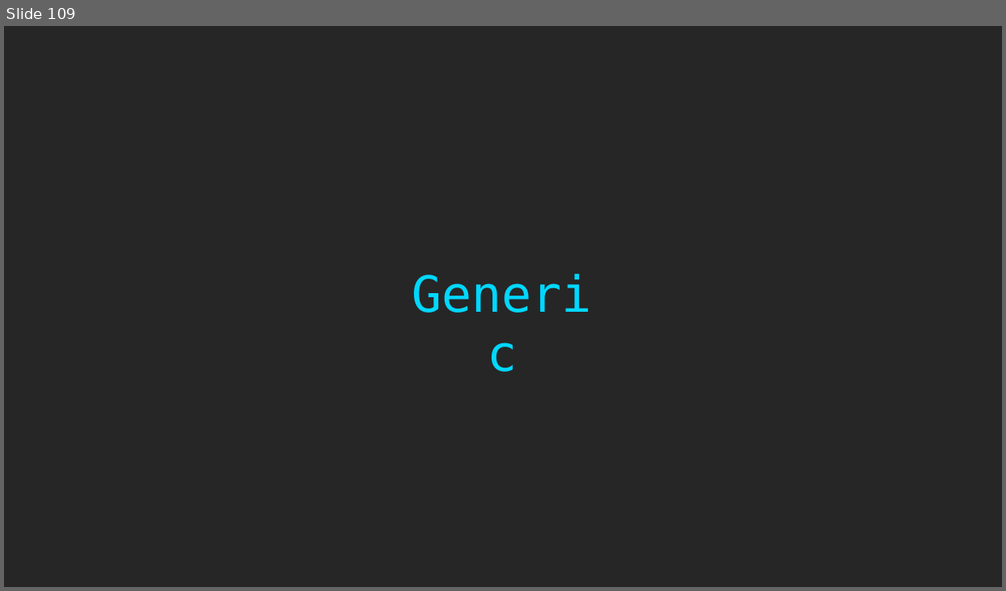
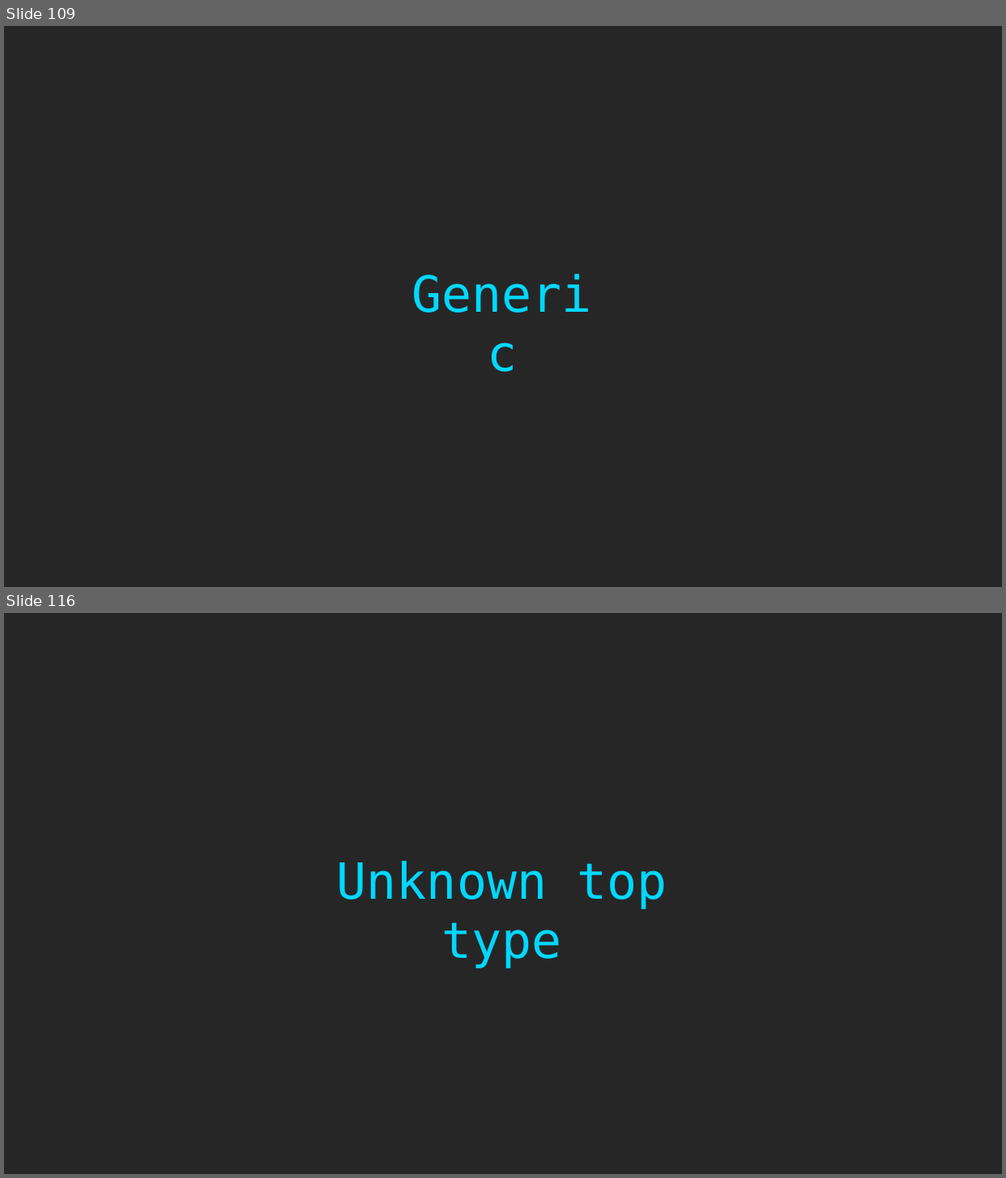
Before and after one commit to rkhaimov/ts-course, a slide deck: Course.pptx. Shown one above the other, each under a label of ours: slide 109 before the commit, slides 109 and 116 after it; the slides between them are not shown. The pictures are 1006x591 and 1006x1178 pixels, drawn with LibreOffice and Linux fonts; fonts in the diff are those of the drawing. Boxes give left, top, right and bottom in pixels: in the first picture for what was removed or moved away, otherwise in the second. Text is boxed around its words. In the diff, an @@ line names an element or a change of style, - is before the commit and + after.

```diff
--- a/Course.pptx
+++ b/Course.pptx
@@ slide 116 added at box(4, 613, 1002, 1174), background #262626 @@
@@ text added at box(337, 861, 667, 969), 48 pt, text #00D8FF @@
+Unknown top type
```
Also in this commit, not shown: 10 other slides added.
